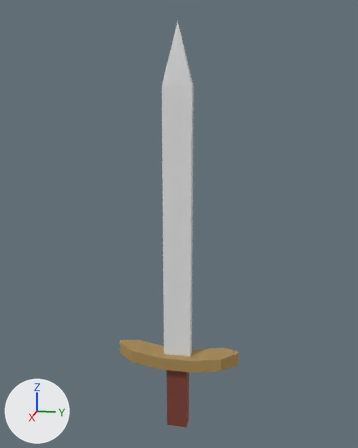
Renders of the FBX model Assets/3D Models/warriorSword.fbx from each side of a commit.
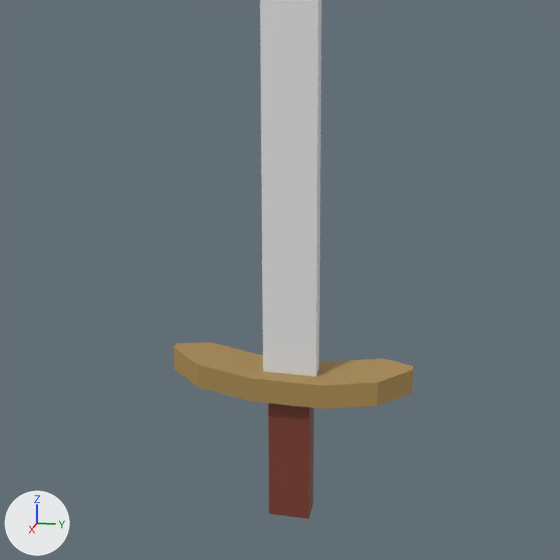
Old and new are each drawn whole from a camera (50 mm lens) standing at (1.146, 0.232, 0.748) and looking at (-0.009, 0.001, 0.459) and again close up on the part from 9% to 87% of the width and 38% to 100% of the height. Lighting does not change. The marker at lower left points along +X, +Y and +Z.
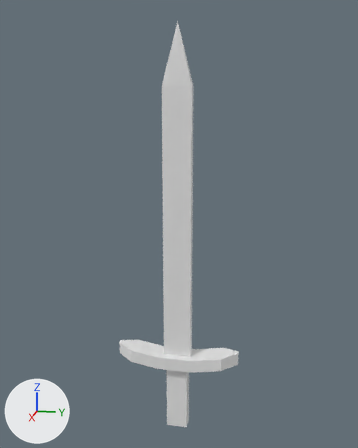
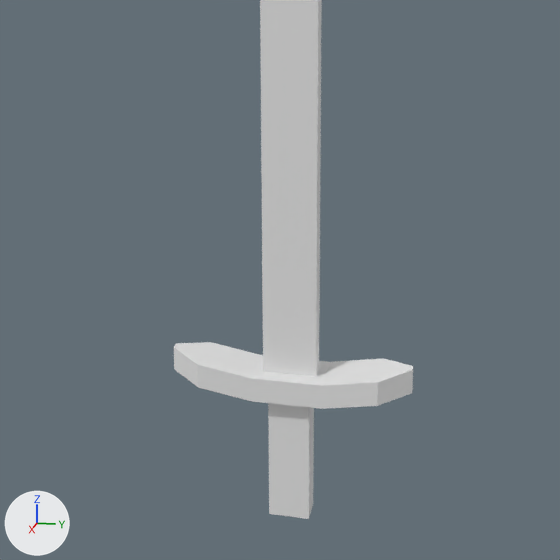
Where the newer file only moved an object's origin or applied its transform, the numbers keep the older frame.

Pixel boxes (x1, y1, x2, y2) of what changed, in the close-ups (560 x 560 px):
part 1 of me_cube_002, recoloured (brown to white): (174, 342, 413, 409) in both
part 2 of me_cube_002, recoloured (brown to white): (268, 403, 314, 519) in both

The change, as a diff of the scene's bpy script:
```diff
--- a/Assets/3D Models/warriorSword.fbx.py
+++ b/Assets/3D Models/warriorSword.fbx.py
@@ me_cube_002 @@
 me_cube_002.from_pydata(...)  # 41 vertices, 37 faces; spans x -0.03..0.032, y -0.155..0.155, z -0.086..0.922
 # used by ob_cube; location = (0.0, 0.0, 0.0)
+# me_cube_002 part 1: all 24 faces that had it switch from mat_swordgold (brown #ab8c54) to mat_swordblade (white #e7e7e7)
+# me_cube_002 part 2: all 5 faces that had it switch from mat_swordgrip (red #7e4032) to mat_swordblade (white #e7e7e7)
```
